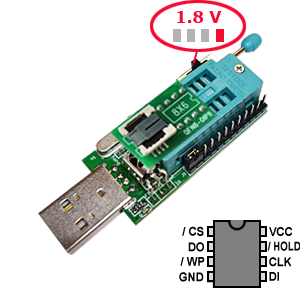
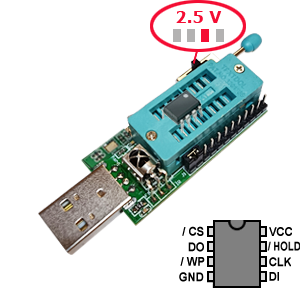
Layer changes from the first 300 × 297 image to the second:
hid "NAND_adapter" over left=110, top=80, right=218, bottom=170
showed "SPI" over left=155, top=84, right=211, bottom=143
added layer "voltage 2.5" above "voltage 3.3" over left=176, top=11, right=204, bottom=23
renamed "voltage" to "voltage 1.8", hid it over left=177, top=11, right=204, bottom=23
added layer "Voltage switch 2.5" above "Voltage switch 3.3" over left=176, top=11, right=224, bottom=42
renamed "Voltage switch" to "Voltage switch 1.8", hid it over left=176, top=11, right=224, bottom=42
added layer "CH347_V1_1" above "v1_7" over left=81, top=33, right=224, bottom=171
hid "v1_7" over left=81, top=33, right=224, bottom=171
